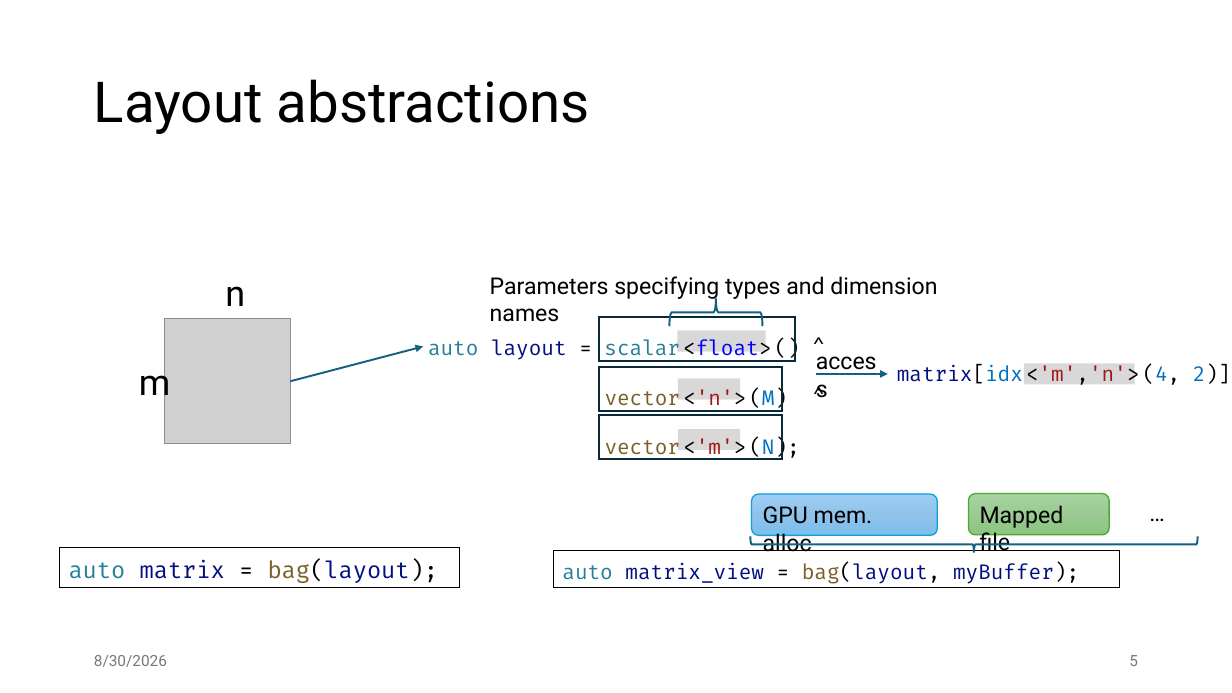
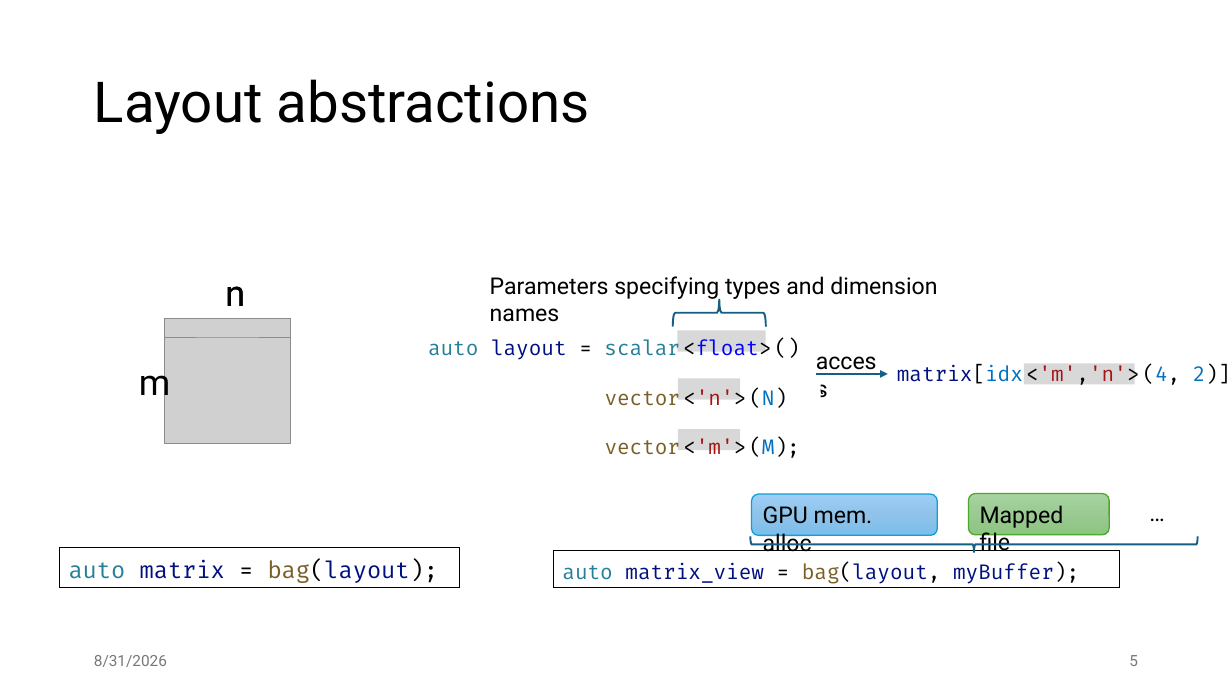
Before and after one commit to jiriklepl/phd-thesis, a slide deck: slide 5 of slides/Optimizing Memory Layouts and Traversal Orders in High-Performance Computing.pptx. Drawn at 1232x693 pixels with LibreOffice and Linux fonts; fonts in the diff are those of the drawing; grey boxes stand for pictures; background and template pictures are left out. Boxes give left, top, right and bottom in pixels: in the first picture for what was removed or moved away, otherwise in the second. Text is boxed around its words. In the diff, an @@ line names an element or a change of style, - is before the commit and + after.

```diff
--- a/slides/Optimizing Memory Layouts and Traversal Orders in High-Performance Computing.pptx
+++ b/slides/Optimizing Memory Layouts and Traversal Orders in High-Performance Computing.pptx
@@ picture added at [165,319,291,337] @@
@@ rectangle removed at [599,317,795,361] @@
@@ rectangle added at [800,319,826,347], fill #FFFFFF @@
@@ arrow removed from (290, 382) to (423, 347) @@
@@ rectangle removed at [599,367,783,411] @@
@@ text at [605,388,799,458]: text changed @@
-vector <'n'> (M) ^
-vector <'m'> (N);
+vector <'n'> (N) ^
+vector <'m'> (M);
@@ rectangle added at [795,376,821,404], fill #FFFFFF @@
@@ rectangle removed at [599,416,783,460] @@
@@ text at [94,655,167,667]: text changed @@
-8/30/2026
+8/31/2026
```
Also in this commit, not shown: 35 other slides changed, 1 slide added.
